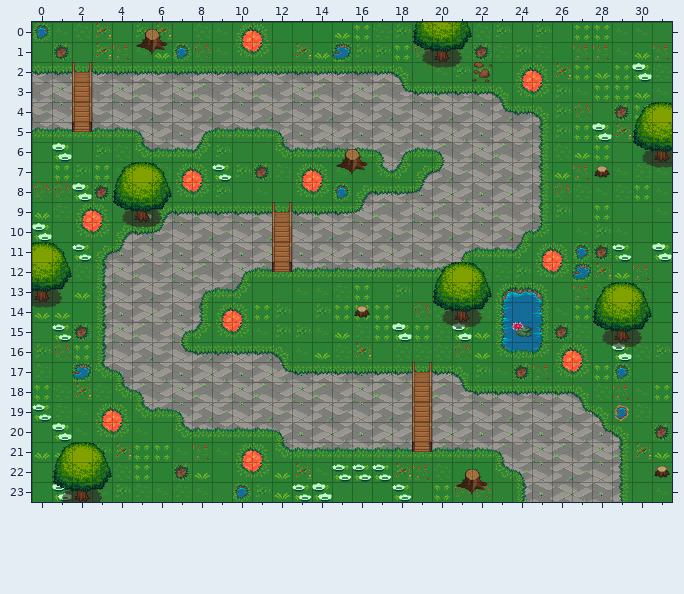
A Tiled map gets an edit: src/assets/river-defense.tmx. Above, as it was before the edit.
Cells are 32x32 px. Shown: x 0..31, y 0..23.
The result:
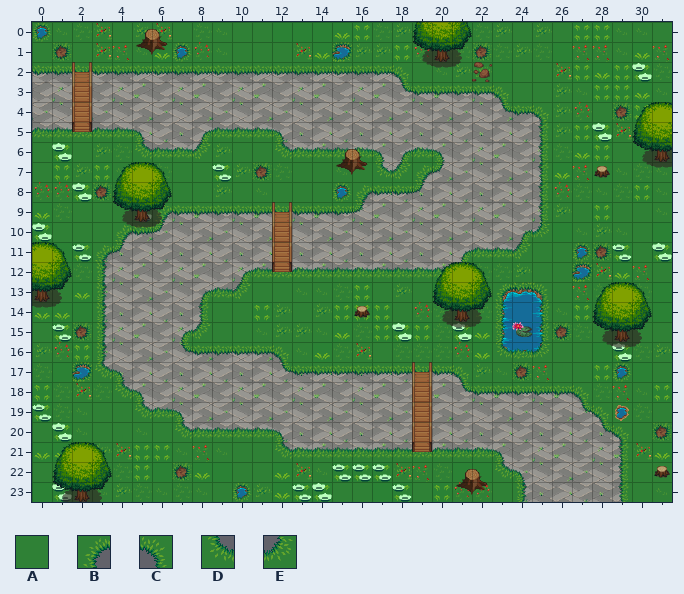
Key: from "terrain_atlas": A 118, B 213, C 214, D 245, E 246.
_ is an empty cell, . an unchanged one.
What changed:
--- layer "Grass"
@@ x 10..25 @@
- 0 BC..............
- 1 DE..............
- 2 ..............BC
- 3 ..............DE
+ 0 AA..............
+ 1 AA..............
+ 2 ..............AA
+ 3 ..............AA
@@ x 2..26 @@
- 7 .....BC....BC............
- 8 .....DE....DE............
- 9 BC.......................
-10 DE.......................
-11 .......................BC
-12 .......................DE
+ 7 .....AA....AA............
+ 8 .....AA....AA............
+ 9 AA.......................
+10 AA.......................
+11 .......................AA
+12 .......................AA
@@ x 9..27 @@
-14 BC.................
-15 DE.................
-16 .................BC
-17 .................DE
+14 AA.................
+15 AA.................
+16 .................AA
+17 .................AA
@@ x 3..11 @@
-19 BC.......
-20 DE.......
-21 .......BC
-22 .......DE
+19 AA.......
+20 AA.......
+21 .......AA
+22 .......AA
